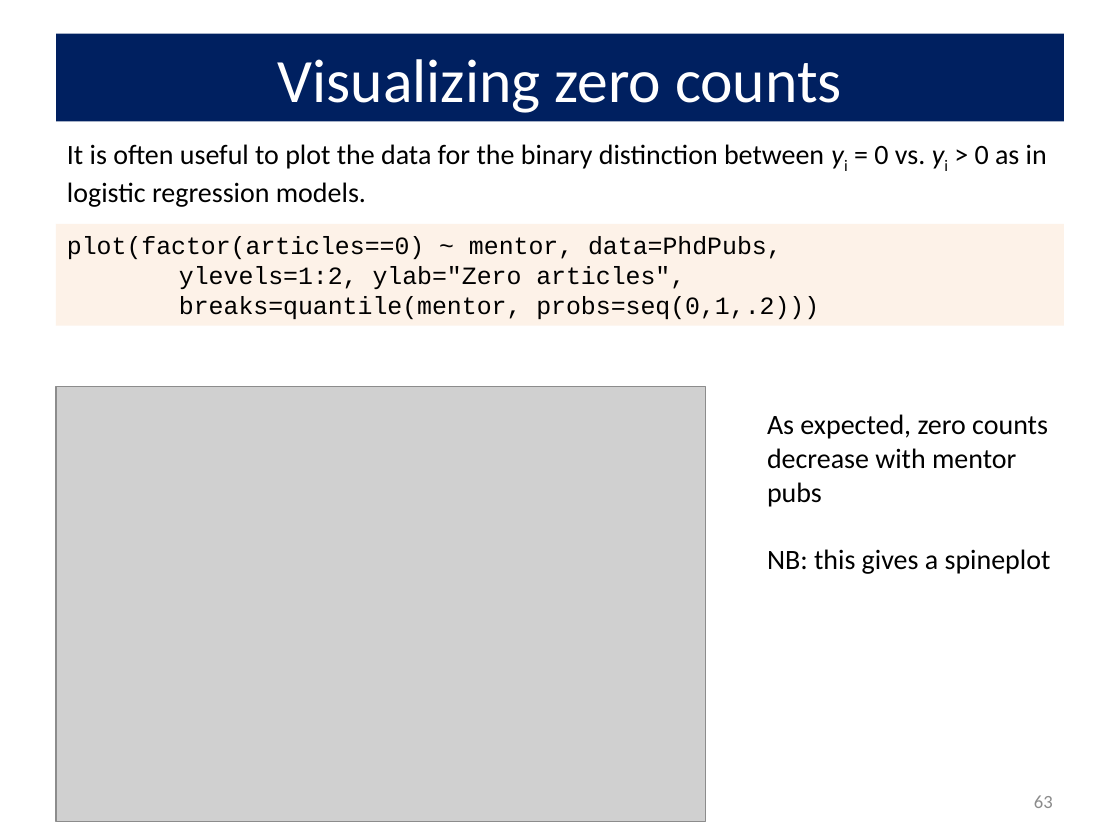
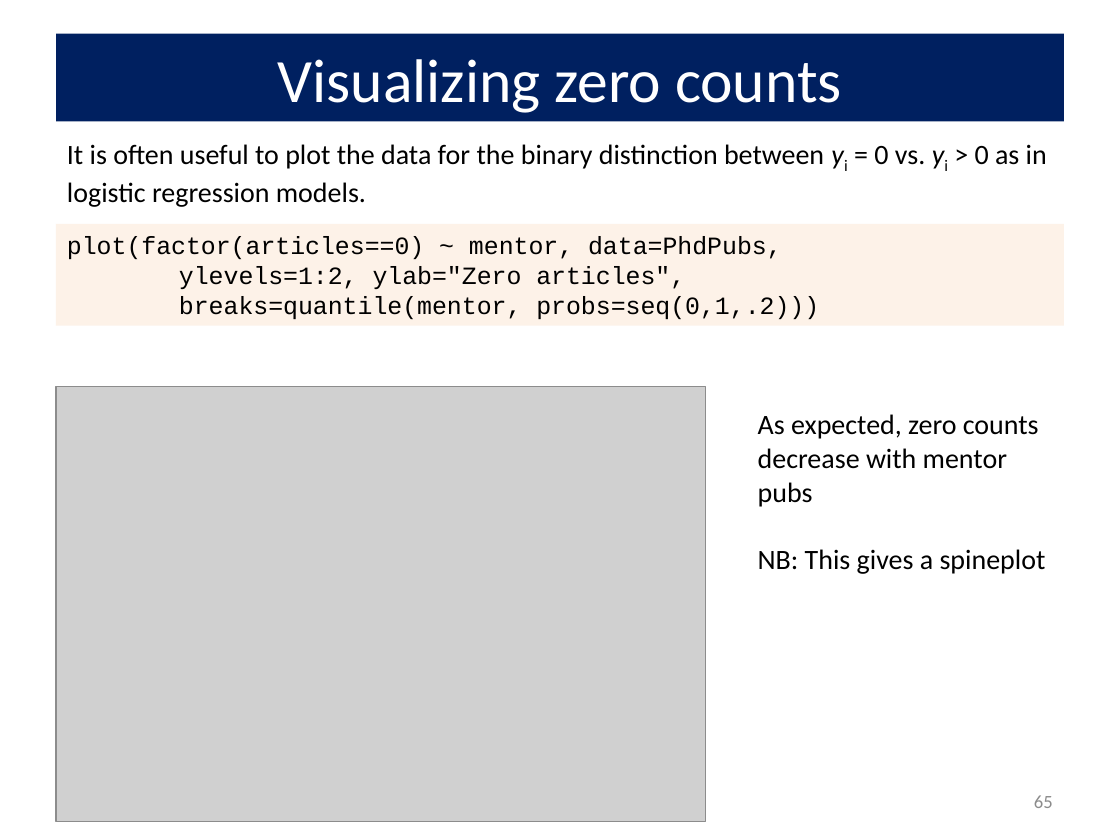
Before and after one commit to friendly/psy6136, a slide deck: slide 65 of docs/lectures/09-CountData.pptx (slide 63 before the commit). Drawn at 1120x840 pixels with LibreOffice and Linux fonts; fonts in the diff are those of the drawing; grey boxes stand for pictures. Boxes give left, top, right and bottom in pixels: in the first picture for what was removed or moved away, otherwise in the second. Text is boxed around its words. In the diff, an @@ line names an element or a change of style, - is before the commit and + after.

```diff
--- a/docs/lectures/09-CountData.pptx
+++ b/docs/lectures/09-CountData.pptx
@@ text "As expected, zero counts decrease ...": place and size @@
-text "As expected, zero counts decrease ..." at [767, 414, 1051, 574]
+text "As expected, zero counts decrease ..." at [758, 414, 1046, 574]
@@ text at [758, 549, 1046, 574]: text changed @@
-NB: this gives a spineplot
+NB: This gives a spineplot
@@ page number at [1034, 795, 1053, 808]: text changed @@
-63
+65
```
Also in this commit, not shown: 9 other slides changed, 2 slides added, 10 other files.
